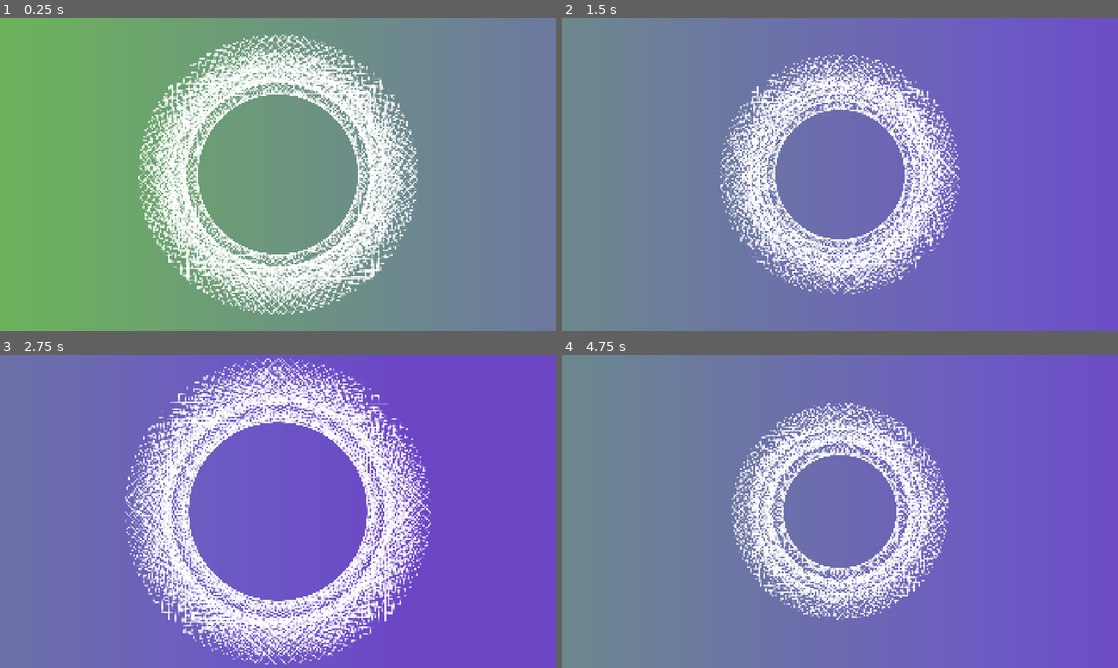
Above: before the commit, frames 1-4 (two rows, left to right).
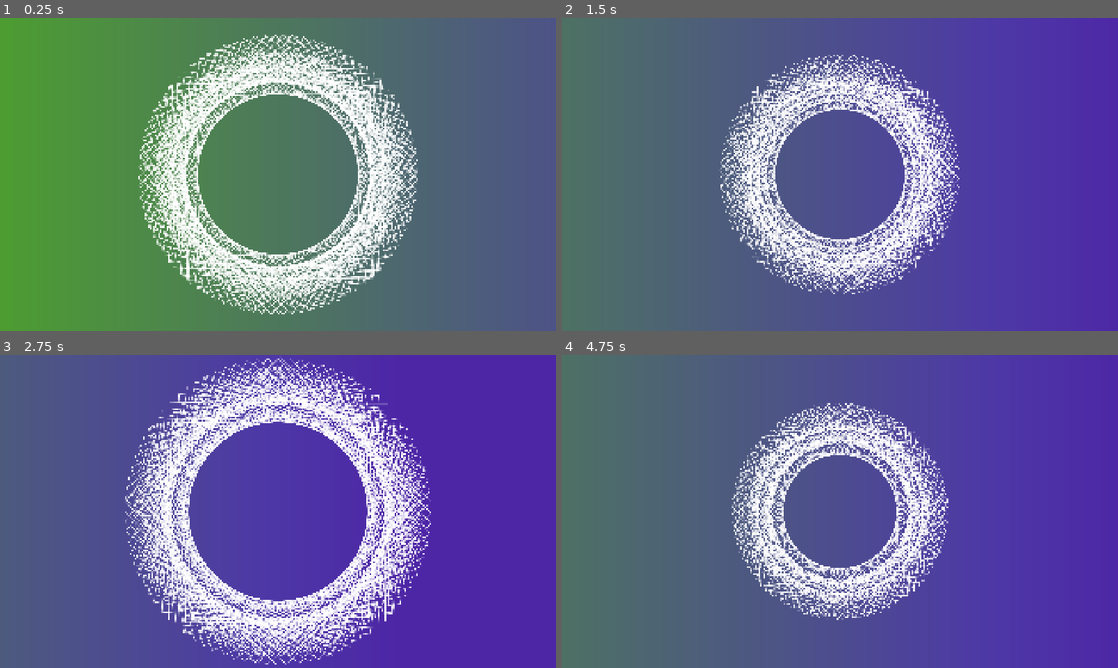
Above: after the commit, the same moments.

Repository: Juju-brz/GDVJ
Game: Godot game, scene res://templates/03-Spiral.tscn
The game is run twice, just before and just after one commit, with the same random seed, the same clock (stepped at 60 frames per second) and the same inputs. This scene is started directly instead of the project's main scene.
Inputs (mouse positions are in pixels of both pictures, inside the frame that each line leads up to):
- Up to frame 1 (0.25 s): no input
- Up to frame 2 (1.5 s): tap Enter at 0.5 s; move the mouse to (962, 158) at 0.52 s; move the mouse to (728, 190) at 1.27 s
- Up to frame 3 (2.75 s): move the mouse to (333, 442) at 2.02 s
- Up to frame 4 (4.75 s): move the mouse to (812, 574) at 2.77 s; move the mouse to (1006, 558) at 3.52 s; tap F1 (reset) at 4.15 s; move the mouse to (673, 464) at 4.27 s

The runs differ from the first frame. In frame 1, 84% of the frame differs, in the area x 0-100%, y 0-100%; in frame 2, 89%; in frame 3, 82%; in frame 4, 91%.

Commit message:
okay Good

Diff:
--- a/UI/UI.tscn
+++ b/UI/UI.tscn
@@ -1,6 +1,6 @@
 [gd_scene load_steps=4 format=3 uid="uid://cgw5hdy3h13ff"]
 
-[ext_resource type="Script" uid="uid://dopbw671o2emm" path="res://code_edit.gd" id="1_dhe1o"]
+[ext_resource type="Script" uid="uid://dopbw671o2emm" path="res://scripts/code_edit.gd" id="1_dhe1o"]
 [ext_resource type="Texture2D" uid="uid://cwr75hikdjaj7" path="res://play.svg" id="2_q0uhn"]
 
 [sub_resource type="CodeHighlighter" id="CodeHighlighter_dhe1o"]
--- a/baseScene.tscn
+++ b/baseScene.tscn
@@ -1,14 +1,20 @@
-[gd_scene load_steps=4 format=3 uid="uid://bp8w6tlng3j86"]
+[gd_scene load_steps=6 format=3 uid="uid://bp8w6tlng3j86"]
 
 [ext_resource type="Shader" uid="uid://dey07dsilauuk" path="res://shaders/shaderEmpty.gdshader" id="3_gb5ns"]
+[ext_resource type="Shader" uid="uid://b0jcj53b5croi" path="res://shaders/mainShader.gdshader" id="3_u2bk3"]
 [ext_resource type="PackedScene" uid="uid://cgw5hdy3h13ff" path="res://UI/UI.tscn" id="3_wonj3"]
 
 [sub_resource type="ShaderMaterial" id="ShaderMaterial_u2bk3"]
 shader = ExtResource("3_gb5ns")
 
+[sub_resource type="ShaderMaterial" id="ShaderMaterial_gb5ns"]
+resource_local_to_scene = true
+shader = ExtResource("3_u2bk3")
+
 [node name="Node2D" type="Node2D"]
 
 [node name="ColorRect" type="ColorRect" parent="."]
+visible = false
 material = SubResource("ShaderMaterial_u2bk3")
 offset_right = 1931.0
 offset_bottom = 1073.0
@@ -18,4 +24,10 @@
 position = Vector2(576, 420)
 scale = Vector2(0.63, 0.63)
 
+[node name="ColorRect2" type="ColorRect" parent="."]
+material = SubResource("ShaderMaterial_gb5ns")
+offset_right = 2000.0
+offset_bottom = 1100.0
+color = Color(1, 1, 1, 0)
+
 [node name="Control" parent="." instance=ExtResource("3_wonj3")]
--- a/menus.tscn
+++ /dev/null
@@ -1,60 +0,0 @@
-[gd_scene load_steps=4 format=3 uid="uid://dci7pdd0rwk14"]
-
-[ext_resource type="Texture2D" uid="uid://dyf2tlsdgaykh" path="res://icon.svg" id="1_rk3gf"]
-[ext_resource type="Script" uid="uid://dnnb3dewc0sto" path="res://QuantiqueTest.gd" id="1_w73sm"]
-[ext_resource type="Texture2D" uid="uid://lf7a5thgmhd4" path="res://Inkscape_logo_2.svg" id="2_ksksx"]
-
-[node name="Control" type="Control"]
-layout_mode = 3
-anchors_preset = 15
-anchor_right = 1.0
-anchor_bottom = 1.0
-grow_horizontal = 2
-grow_vertical = 2
-script = ExtResource("1_w73sm")
-
-[node name="Button" type="Button" parent="."]
-layout_mode = 0
-offset_left = 423.0
-offset_top = 338.0
-offset_right = 687.0
-offset_bottom = 414.0
-text = "play"
-
-[node name="Label" type="Label" parent="Button"]
-layout_mode = 0
-offset_right = 40.0
-offset_bottom = 23.0
-
-[node name="Label" type="Label" parent="."]
-layout_mode = 0
-offset_left = 1027.0
-offset_top = 615.0
-offset_right = 1097.0
-offset_bottom = 638.0
-text = "Ali & Juju"
-
-[node name="GodotLogo" type="Sprite2D" parent="."]
-position = Vector2(914.5, 583.49994)
-scale = Vector2(0.609375, 0.609375)
-texture = ExtResource("1_rk3gf")
-
-[node name="Label" type="Label" parent="GodotLogo"]
-offset_left = -21.333334
-offset_top = 67.28205
-offset_right = 26.666666
-offset_bottom = 90.28205
-text = "Godot"
-metadata/_edit_use_anchors_ = true
-
-[node name="InkscapeLogo" type="Sprite2D" parent="."]
-position = Vector2(826.5, 582.5)
-scale = Vector2(0.6484375, 0.6484375)
-texture = ExtResource("2_ksksx")
-
-[node name="Label" type="Label" parent="InkscapeLogo"]
-offset_left = -33.927742
-offset_top = 66.31311
-offset_right = 35.072258
-offset_bottom = 89.31311
-text = "Inkscape"
--- a/rose_window.gd
+++ /dev/null
@@ -1,73 +0,0 @@
-extends Node2D
-
-#### VARIABLES ####
-const SPACING: float = 50.0
-#var original_sprite = $Square
-const RADIUS: float = 0.0
-@export var angle = 0.0
-@onready var slider = $Control/VBoxContainer/HSlider #Import Slider Input
-@onready var old_slder_value: float = slider.value  # Stocke l'ancienne valeur
-var nb_duplicates =  1
-var NB_DUPLICATES: int = 1
-
-var old_nb: float = NB_DUPLICATES
-var duplicated_sprite
-var duplicated_spriteslist = []
-var last_sprite
-
-#### FUNCTION ####
-func increment(): #ADD SQUARE
-	var original_sprite = $Square
-	if not original_sprite:
-		print("No Sprint2D found")
-		return
-
-	duplicated_sprite = original_sprite.duplicate()
-	add_child(duplicated_sprite)
-	angle = duplicated_spriteslist.size() * SPACING
-	duplicated_sprite.position = Vector2(
-		original_sprite.position.x + cos(angle) * RADIUS,
-		original_sprite.position.y + sin(angle) * RADIUS
-	)
-	duplicated_sprite.rotation = angle
-	duplicated_spriteslist.append(duplicated_sprite)
-	print(duplicated_spriteslist)
-
-func decrement(): #delete Square
-	#duplicated_sprite.queue_free()
-	if duplicated_spriteslist.size() == 0:
-		pass
-	else:
-
-		last_sprite = duplicated_spriteslist.pop_back()
-		last_sprite.queue_free()
-		#last_sprite.remove()
-		print(duplicated_spriteslist)
-		#NB_DUPLICATES -= 1
-
-func _ready() -> void:
-	NB_DUPLICATES = clamp(NB_DUPLICATES, 0, 5)
-	#slider = $Control/HSlider
-
-
-func _process(delta: float) -> void:
-	#nb_duplicates = 1          # float qui s'incrémente
-	NB_DUPLICATES = int(nb_duplicates)    # conversion propre2.0
-
-	old_nb = NB_DUPLICATES
-	# INPUT
-
-	#THIS make the change of square
-	if slider.value > old_slder_value:
-
-		print("increment!")
-		increment()
-		old_slder_value = slider.value # for modify value again
-		nb_duplicates += 1
-
-	if slider.value < old_slder_value:
-		print("decrement!")
-		decrement()
-		old_slder_value = slider.value  # for modify value again
-		nb_duplicates -= 1
-		#last_sprite = duplicated_spriteslist.pop_back()
--- a/scripts/mainScript.gd
+++ b/scripts/mainScript.gd
@@ -18,7 +18,7 @@
 
 #joy
 var joy_pos := Vector2(0.5, 0.5) # position virtuelle normalisée
-@export var joy_speed := 1.2
+var joy_speed := 1.2
 
 
 var duplicated_spriteslist :Array= []
--- a/shader.tscn
+++ /dev/null
@@ -1,19 +0,0 @@
-[gd_scene load_steps=4 format=3 uid="uid://dqij3omad8m3m"]
-
-[ext_resource type="PackedScene" uid="uid://bp8w6tlng3j86" path="res://baseScene.tscn" id="1_s3gco"]
-[ext_resource type="Texture2D" uid="uid://d4hhm1finjbfu" path="res://Svg/triangle.svg" id="3_xvsy8"]
-
-[sub_resource type="ShaderMaterial" id="ShaderMaterial_yts1c"]
-
-[node name="Node2D" instance=ExtResource("1_s3gco")]
-
-[node name="ColorRect" parent="." index="0"]
-offset_right = 1153.0
-offset_bottom = 647.0
-
-[node name="Square" parent="." index="1"]
-material = SubResource("ShaderMaterial_yts1c")
-texture = ExtResource("3_xvsy8")
-
-[node name="CodeEdit" parent="Control" index="1"]
-gutters_draw_line_numbers = true
--- a/templates/01_Superpositions_Geometriques_MainScript.gd
+++ b/templates/01_Superpositions_Geometriques_MainScript.gd
@@ -6,20 +6,20 @@
 # ---------------------------------------------------------
 
 # --- GRID SETTINGS ---
-@export var GRID_COLUMNS: int = 10
-@export var GRID_ROWS: int = 9
-@export var CELL_SIZE: float = 100.0
+var GRID_COLUMNS: int = 10
+var GRID_ROWS: int = 9
+var CELL_SIZE: float = 100.0
 
 # --- RANDOM MOVEMENT SETTINGS ---
 var time_passed: float = 0.0
-@export var JITTER_SPEED: float = 1.5
-@export var JITTER_HEIGHT: float = 20.0
+var JITTER_SPEED: float = 1.5
+var JITTER_HEIGHT: float = 20.0
 
 # --- ROTATION SETTINGS ---
 var overall_rotation: float = 0.0      # Rotates the "Active" sprite
 var group_rotation: float = 0.0        # Rotates the WHOLE GROUP
-@export var ROTATION_SPEED: float = deg_to_rad(10.0)
-@export var GROUP_ROTATION_SPEED: float = deg_to_rad(5.0)
+var ROTATION_SPEED: float = deg_to_rad(10.0)
+var GROUP_ROTATION_SPEED: float = deg_to_rad(5.0)
 
 var stamp_angles: Array[float] = []
 
@@ -28,8 +28,8 @@
 
 var current_color_time: float = 0.0
 var current_gradient_angle: float = 0.0
-@export var GRADIENT_SPEED: float = 0.1
-@export var GRADIENT_ANGLE_SPEED: float = 10.0
+var GRADIENT_SPEED: float = 0.1
+var GRADIENT_ANGLE_SPEED: float = 10.0
 
 # --- RANDOMNESS (Not quantum related, existing logic) ---
 var cycle_timer: float = 0.0
@@ -50,8 +50,6 @@
 # ----------------------------------------------------------------------
 # 1. Configuration
 # ----------------------------------------------------------------------
-#var base_dir: String = ""
-
 
 # --- ROTATION STOP VARIABLES (Element-based) ---
 const TOTAL_CELLS : int = 90 # 10 columns * 9 rows
@@ -137,7 +135,6 @@
 		sprite.queue_free()
 	duplicated_spriteslist.clear()
 
-
 func draw_board(delta):
 	if not original_sprite: return
 	# --- OPTIMIZATION: CALCULATE ACTIVE STAMPS ONCE ---
@@ -210,9 +207,6 @@
 			loop_count += 1
 			print(loop_count)
 
-
-
-
 func draw_star_pattern(location: Vector2, active_stamps_list: Array[float], scale_outer: float, scale_inner: float, scale_ghost: float, rot_dir: float, cell_index: int):
 	# ------------------ ANIMATED ROTATION LOOKUP ------------------
 	var current_rotation_speed = 1.0 # Default (full speed)
--- a/templates/01_Superpositions_geometriques.tscn
+++ b/templates/01_Superpositions_geometriques.tscn
@@ -5,21 +5,12 @@
 [ext_resource type="Texture2D" uid="uid://bbgu6clrixshr" path="res://Shapes/Pattern-Square.png" id="3_wmo22"]
 [ext_resource type="Shader" uid="uid://b0jcj53b5croi" path="res://shaders/mainShader.gdshader" id="4_slan0"]
 
-[sub_resource type="ShaderMaterial" id="ShaderMaterial_m48li"]
+[sub_resource type="ShaderMaterial" id="ShaderMaterial_faa0j"]
 resource_local_to_scene = true
 shader = ExtResource("4_slan0")
 
 [node name="Node2D" instance=ExtResource("1_gh05c")]
 script = ExtResource("2_mgxbi")
-GRID_COLUMNS = 10
-GRID_ROWS = 9
-CELL_SIZE = 100.0
-JITTER_SPEED = 1.5
-JITTER_HEIGHT = 20.0
-ROTATION_SPEED = 0.17453292519943295
-GROUP_ROTATION_SPEED = 0.08726646259971647
-GRADIENT_SPEED = 0.1
-GRADIENT_ANGLE_SPEED = 10.0
 
 [node name="ColorRect" parent="." index="0"]
 material = null
@@ -34,16 +25,7 @@
 scale = Vector2(0.2955854, 0.2955852)
 texture = ExtResource("3_wmo22")
 
-[node name="ColorRect2" type="ColorRect" parent="." index="2"]
-z_index = 1
-material = SubResource("ShaderMaterial_m48li")
-offset_left = -262.0
-offset_top = -167.0
-offset_right = 2193.1455
-offset_bottom = 1225.0
-color = Color(1, 1, 1, 0)
-
-[node name="BG_For_Controls" type="ColorRect" parent="." index="3"]
+[node name="BG_For_Controls" type="ColorRect" parent="." index="2"]
 visible = false
 z_index = 4
 offset_left = 22.0
@@ -52,3 +34,7 @@
 offset_bottom = 1060.0
 mouse_filter = 2
 color = Color(1, 1, 1, 0.5568628)
+
+[node name="ColorRect2" parent="." index="3"]
+material = SubResource("ShaderMaterial_faa0j")
+offset_right = 1921.0
--- a/templates/02_BeautifulChaos.tscn
+++ b/templates/02_BeautifulChaos.tscn
@@ -25,16 +25,7 @@
 scale = Vector2(1, 1)
 texture = ExtResource("3_hrqrm")
 
-[node name="ColorRect2" type="ColorRect" parent="." index="2"]
-z_index = 1
-material = SubResource("ShaderMaterial_m48li")
-offset_left = -262.0
-offset_top = -167.0
-offset_right = 2193.1455
-offset_bottom = 1225.0
-color = Color(1, 1, 1, 0)
-
-[node name="BG_For_Controls" type="ColorRect" parent="." index="3"]
+[node name="BG_For_Controls" type="ColorRect" parent="." index="2"]
 visible = false
 z_index = 4
 offset_left = 22.0
@@ -43,3 +34,6 @@
 offset_bottom = 1060.0
 mouse_filter = 2
 color = Color(1, 1, 1, 0.5568628)
+
+[node name="ColorRect2" parent="." index="3"]
+material = SubResource("ShaderMaterial_81po7")
--- a/templates/03-Spiral.tscn
+++ b/templates/03-Spiral.tscn
@@ -25,16 +25,7 @@
 scale = Vector2(1, 1)
 texture = ExtResource("3_uylkl")
 
-[node name="ColorRect2" type="ColorRect" parent="." index="2"]
-z_index = 1
-material = SubResource("ShaderMaterial_m48li")
-offset_left = -262.0
-offset_top = -167.0
-offset_right = 2193.1455
-offset_bottom = 1225.0
-color = Color(1, 1, 1, 0)
-
-[node name="BG_For_Controls" type="ColorRect" parent="." index="3"]
+[node name="BG_For_Controls" type="ColorRect" parent="." index="2"]
 visible = false
 z_index = 4
 offset_left = 22.0
@@ -43,3 +34,6 @@
 offset_bottom = 1060.0
 mouse_filter = 2
 color = Color(1, 1, 1, 0.5568628)
+
+[node name="ColorRect2" parent="." index="3"]
+material = SubResource("ShaderMaterial_p8kfp")
--- a/templates/04_WormDance.tscn
+++ b/templates/04_WormDance.tscn
@@ -25,16 +25,7 @@
 scale = Vector2(0.2955854, 0.2955852)
 texture = ExtResource("3_cphf2")
 
-[node name="ColorRect2" type="ColorRect" parent="." index="2"]
-z_index = 1
-material = SubResource("ShaderMaterial_m48li")
-offset_left = -262.0
-offset_top = -167.0
-offset_right = 2193.1455
-offset_bottom = 1225.0
-color = Color(1, 1, 1, 0)
-
-[node name="BG_For_Controls" type="ColorRect" parent="." index="3"]
+[node name="BG_For_Controls" type="ColorRect" parent="." index="2"]
 visible = false
 z_index = 4
 offset_left = 22.0
@@ -43,3 +34,6 @@
 offset_bottom = 1060.0
 mouse_filter = 2
 color = Color(1, 1, 1, 0.5568628)
+
+[node name="ColorRect2" parent="." index="3"]
+material = SubResource("ShaderMaterial_a0ury")
Not shown, removed: rose_window.gd.uid
Renamed: code_edit.gd -> scripts/code_edit.gd
Renamed: code_edit.gd.uid -> scripts/code_edit.gd.uid
Not shown: 1 places in templates/02_BeautifulChaos.tscn that only renumber resources
Not shown: 1 places in templates/03-Spiral.tscn that only renumber resources
Not shown: 1 places in templates/04_WormDance.tscn that only renumber resources
